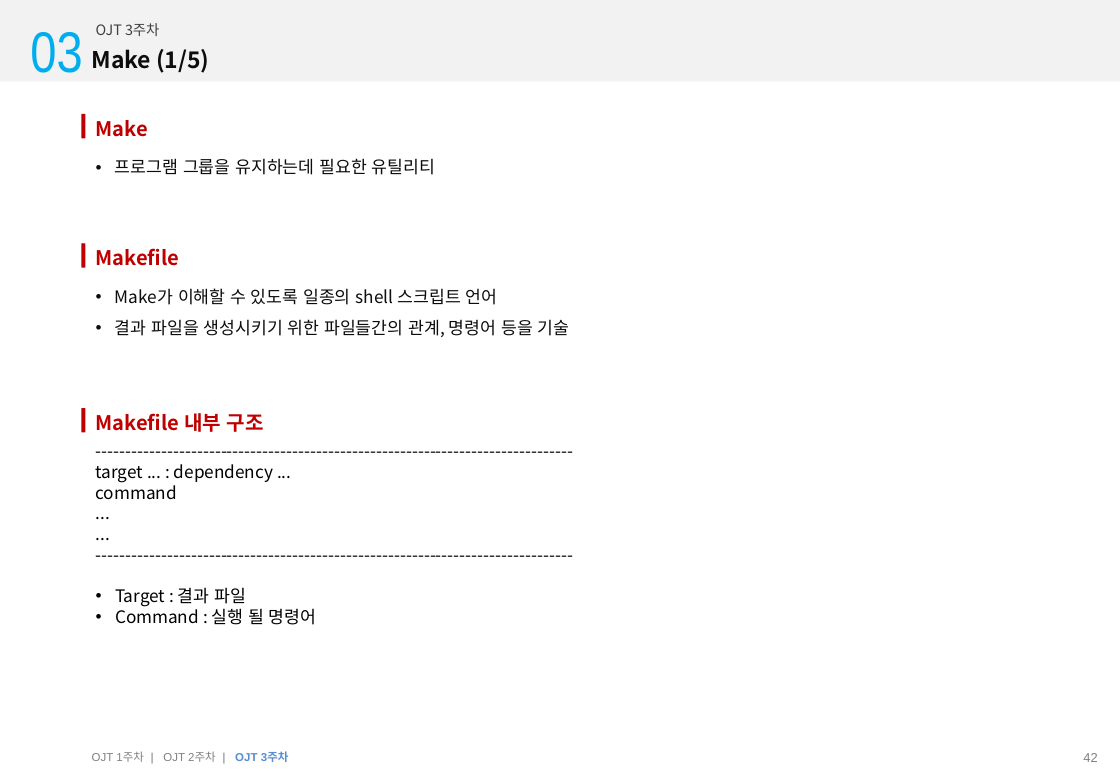
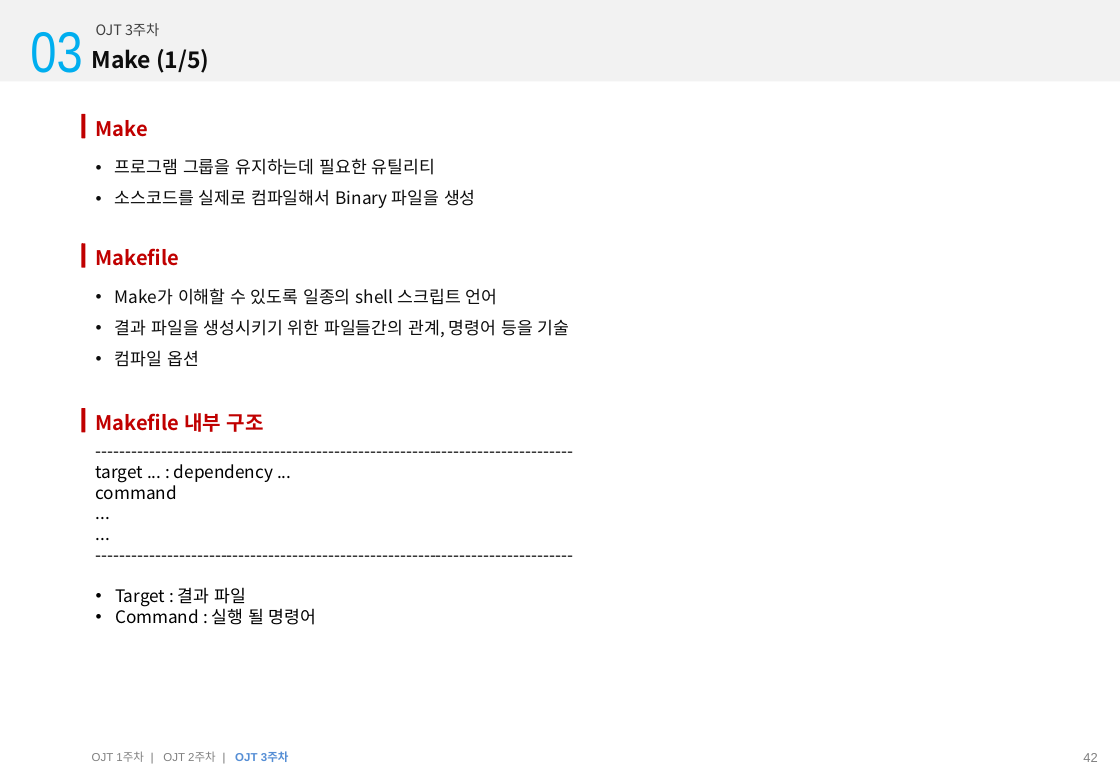
Before and after one commit to cupidljh/job_manual, a slide deck: slide 42 of OJT Seminar.pptx. Drawn at 1120x775 pixels with LibreOffice and Linux fonts; fonts in the diff are those of the drawing; background and template pictures are left out. Boxes give left, top, right and bottom in pixels: in the first picture for what was removed or moved away, otherwise in the second. Text is boxed around its words. In the diff, an @@ line names an element or a change of style, - is before the commit and + after.

```diff
--- a/OJT Seminar.pptx
+++ b/OJT Seminar.pptx
@@ text at [115,189,476,208]: paragraph added @@
+• 소스코드를 실제로 컴파일해서 Binary 파일을 생성
@@ text at [115,350,199,367]: paragraph added @@
+• 컴파일 옵션
```
Also in this commit, not shown: 5 other slides changed, 6 other files.
